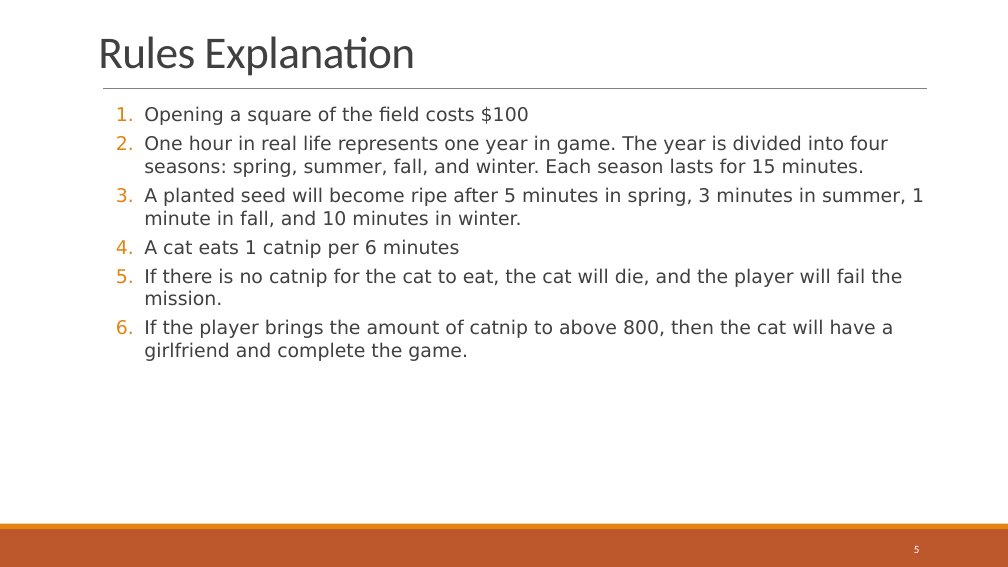
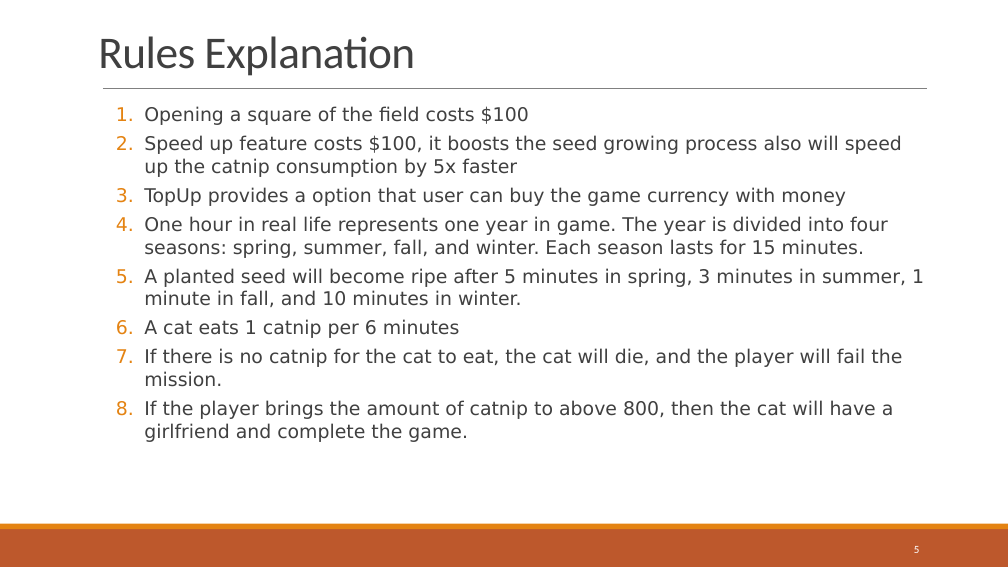
Before and after one commit to StarsGuardian/catNip, a slide deck: slide 5 of Cat Idle Game.pptx. Drawn at 1008x567 pixels with LibreOffice and Linux fonts; fonts in the diff are those of the drawing. Boxes give left, top, right and bottom in pixels: in the first picture for what was removed or moved away, otherwise in the second. Text is boxed around its words. In the diff, an @@ line names an element or a change of style, - is before the commit and + after.

Commit message:
add more things to ppt.

```diff
--- a/Cat Idle Game.pptx
+++ b/Cat Idle Game.pptx
@@ text at (144,135,902,206): paragraphs added @@
+  2. Speed up feature costs $100, it boosts the seed growing process also will speed up the catnip consumption by 5x faster
+  3. TopUp provides a option that user can buy the game currency with money
```
Also in this commit, not shown: 4 other files.
